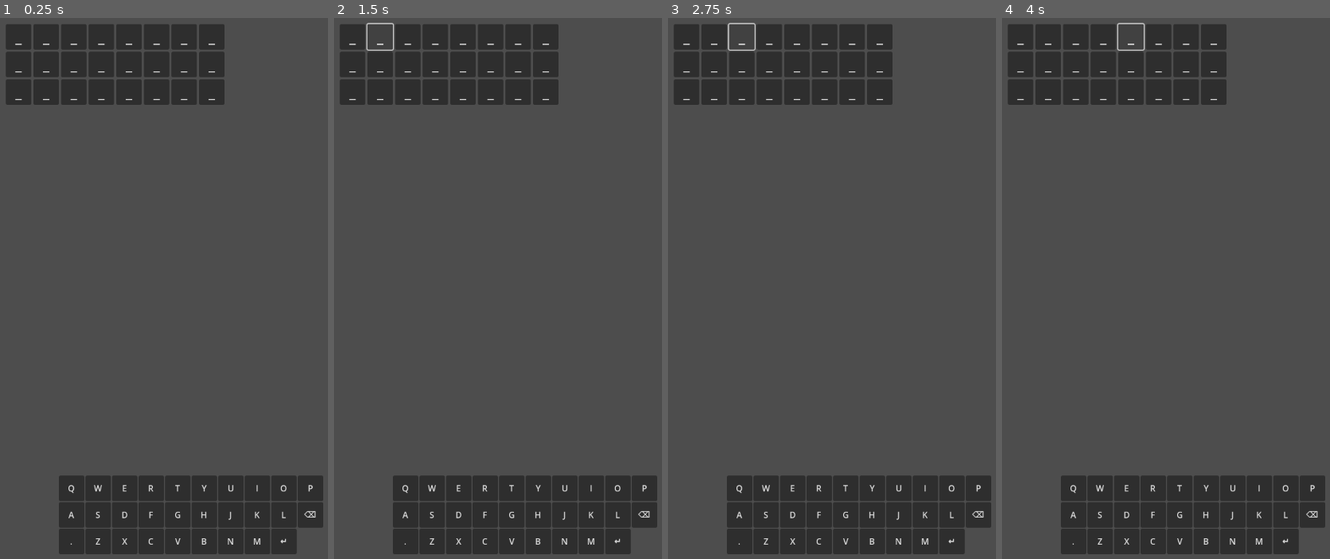
Above: before the commit, frames 1-4 (left to right).
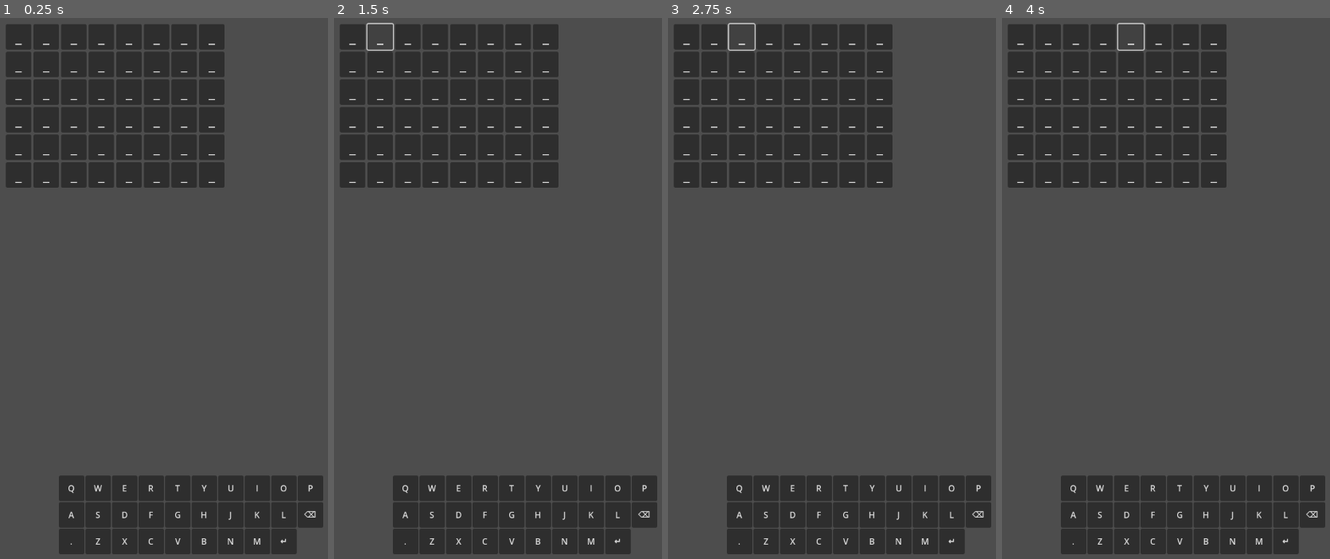
Above: after the commit, the same moments.

Repository: Pitrified/worble
Game: Godot game, scene res://game_board.tscn
The game is run twice, just before and just after one commit, with the same random seed, the same clock (stepped at 60 frames per second) and the same inputs.
Inputs:
- Up to frame 1 (0.25 s): no input
- Up to frame 2 (1.5 s): click "_" at 0.5 s; click "_" at 1.25 s
- Up to frame 3 (2.75 s): click "_" at 2 s
- Up to frame 4 (4 s): click "_" at 2.75 s; click "_" at 3.5 s

The runs differ from the first frame. In frame 1, 8.3% of the frame differs, in the area x 1-69%, y 16-32%; in frame 2, 8.3%; in frame 3, 8.3%; in frame 4, 8.3%.

Commit message:
Add config for APK export

Diff:
--- a/guess.gd
+++ b/guess.gd
@@ -85,6 +85,7 @@
 		return 'try_again'
 
 func update_colors(secret_word: String):
+	# FIXME first check all the correct letters and remove them, then check the present
 	for i in range(0, guess_len):
 		var guessed_letter = word[i]
 		# the letter is in the right place
--- a/guesses.gd
+++ b/guesses.gd
@@ -7,7 +7,7 @@
 var current_guess_id = 0
 var current_guess: Guess
 
-const guesses_num = 3
+const guesses_num = 6
 
 func build_guesses():
 	var secret_word_len = secret_word.length()
--- a/project.godot
+++ b/project.godot
@@ -19,3 +19,8 @@
 
 window/size/viewport_width=900
 window/size/viewport_height=1200
+window/handheld/orientation=1
+
+[rendering]
+
+textures/vram_compression/import_etc2_astc=true
Not shown, added: export_presets.cfg
Not shown, changed: .gitignore
